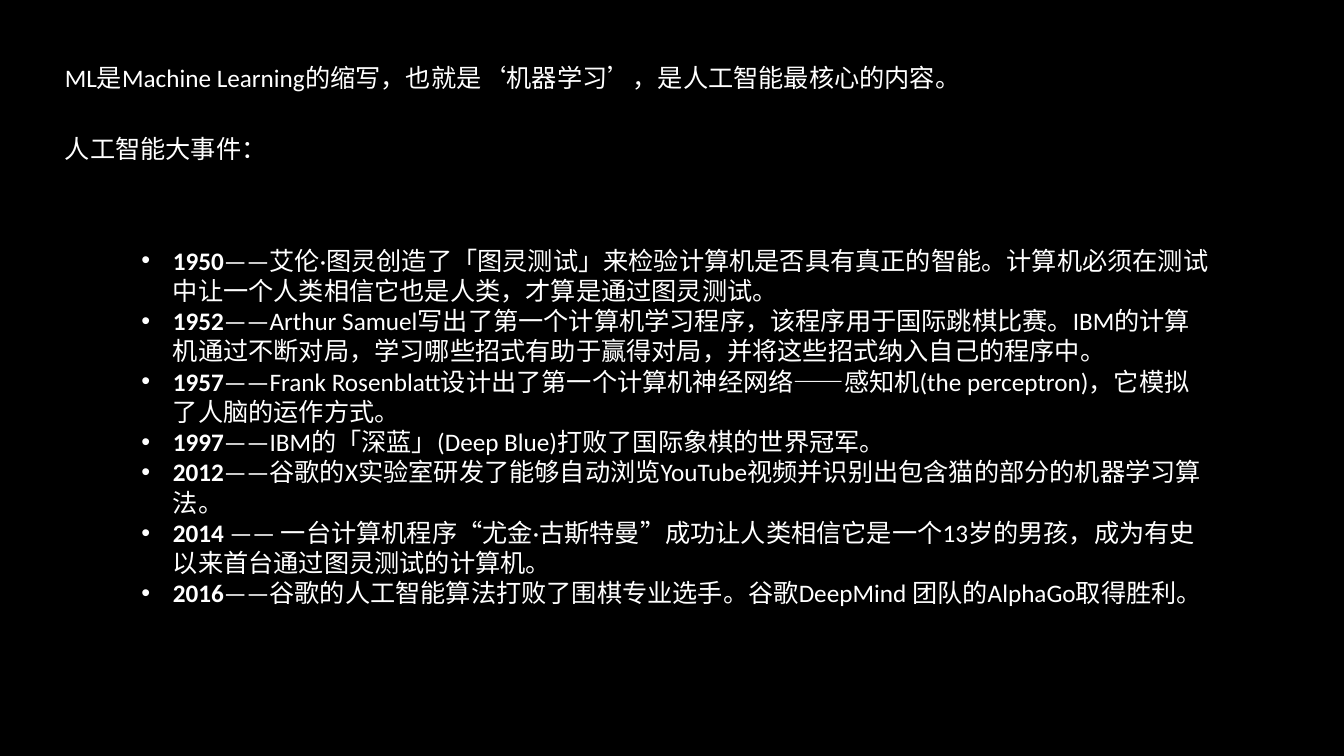
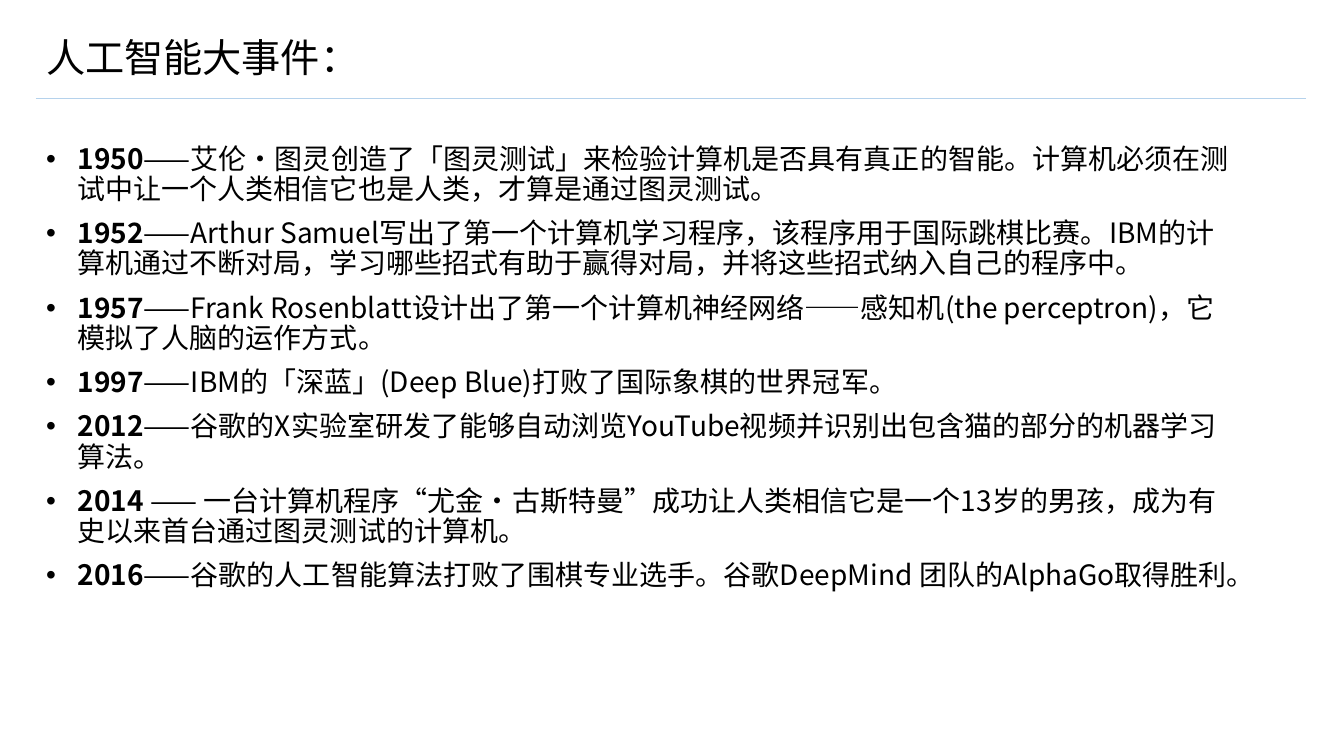
Before and after one commit to GuanyiLL/Study, a slide deck: slide 4 of Swift/CoreMLResearching/CoreML.pptx (slide 2 before the commit). Drawn at 1344x756 pixels with LibreOffice and Linux fonts; fonts in the diff are those of the drawing. Boxes give left, top, right and bottom in pixels: in the first picture for what was removed or moved away, otherwise in the second. Text is boxed around its words. In the diff, an @@ line names an element or a change of style, - is before the commit and + after.

```diff
--- a/Swift/CoreMLResearching/CoreML.pptx
+++ b/Swift/CoreMLResearching/CoreML.pptx
@@ background #000000 to #FFFFFF @@
@@ title "人工智能大事件：": place and size @@
-title "人工智能大事件：" at (65, 136, 267, 160)
+title "人工智能大事件：" at (46, 39, 359, 76)
@@ title "人工智能大事件：" at (46, 39, 359, 76): size 18 to 28 pt, font Calibri to Noto Sans CJK SC, text colour #FFFFFF to #000000; line spacing 1 to 0.9; vertical alignment top to middle @@
@@ text removed at (65, 66, 960, 92) @@
-ML是Machine Learning的缩写，也就是‘机器学习’，是人工智能最核心的内容。
@@ line added from (36, 99) to (1306, 99), #B5D2EC 0.5 pt @@
@@ text "1950——艾伦·图灵创造了「图灵测试」来检验计算机是否具有真正的智能。计算机必须在测试中让一个人类相信它也是人类，才算 ...": place and size @@
-text "1950——艾伦·图灵创造了「图灵测试」来检验计算机是否具有真正的智能。计算机必须在测试中让一个人类相信它也是人类，才算 ..." at (173, 249, 1208, 606)
+text "1950——艾伦·图灵创造了「图灵测试」来检验计算机是否具有真正的智能。计算机必须在测试中让一个人类相信它也是人类，才算 ..." at (78, 145, 1255, 592)
@@ text "1950——艾伦·图灵创造了「图灵测试」来检验计算机是否具有真正的智能。计算机必须在测试中让一个人类相信它也是人类，才算 ..." at (78, 145, 1255, 592): size 18 to 20 pt, font Calibri to Noto Sans CJK SC, text colour #FFFFFF to #000000; line spacing 1 to 0.9; more space between paragraphs @@
```
Also in this commit, not shown: 13 other slides changed, 16 slides added, 10 slides removed.
